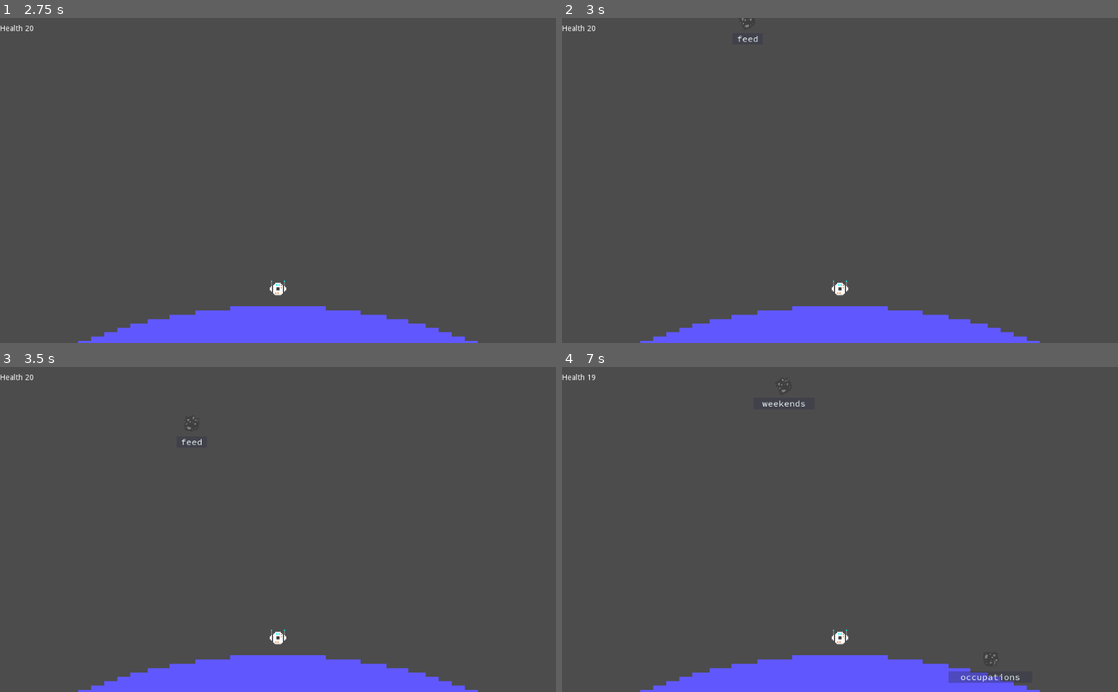
Above: before the commit, frames 1-4 (two rows, left to right).
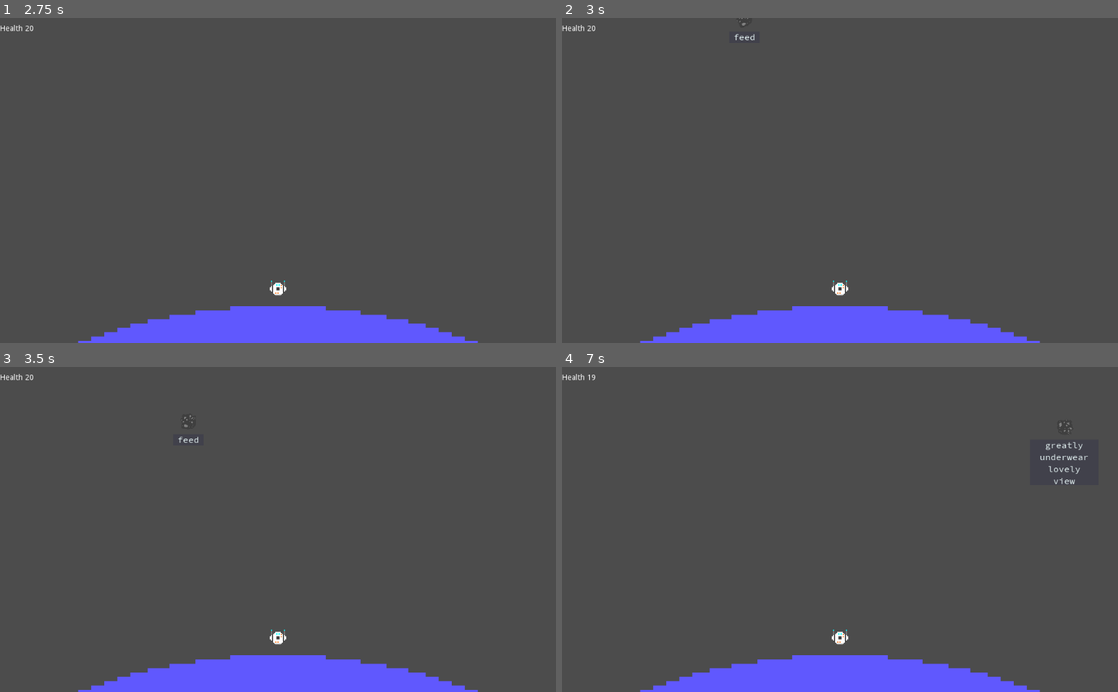
Above: after the commit, the same moments.

Repository: godxkey/hyperkey
Game: Godot game, scene res://level/Sandbox.tscn
The game is run twice, just before and just after one commit, with the same random seed, the same clock (stepped at 60 frames per second) and the same inputs.
Inputs:
- Up to frame 1 (2.75 s): tap Enter at 0.5, 2 s; tap Z at 0.6, 1.35, 2.1 s; tap Space at 1.25 s; hold A 1.28-2.03 s
- Up to frame 2 (3 s): tap Space at 2.75 s; tap Z at 2.85 s
- Up to frame 3 (3.5 s): no input
- Up to frame 4 (7 s): tap Enter at 3.5 s; hold A 3.53-5.78 s; tap Z every 0.75 s from 3.6 to 6.6 s

Frame 1 is identical in both runs. In frame 2, less than 0.1% of the frame differs, in the area x 31-36%, y 0-8%; in frame 3, less than 0.1%; in frame 4, 0.6%, in the area x 36-95%, y 3-98%.

Commit message:
Refactor. Shift some responsibility in Typist to other classes

Diff:
--- a/actor/environment/Asteroid.gd
+++ b/actor/environment/Asteroid.gd
@@ -3,7 +3,6 @@
 export(int) var damage = 1
 export(float) var rotation_speed = 1.0
 onready var health = $Health as Health
-onready var motion = $FollowTarget as FollowTarget
 onready var sprite = $Sprite as Sprite
 
 func _ready():
--- a/actor/environment/Asteroid.tscn
+++ b/actor/environment/Asteroid.tscn
@@ -22,7 +22,7 @@
 [node name="Health" type="Node" parent="."]
 script = ExtResource( 1 )
 
-[node name="FollowTarget" type="Node" parent="."]
+[node name="FollowMotion" type="Node" parent="."]
 script = ExtResource( 4 )
 acceleration = 200.0
 damping = 0.0
--- a/actor/projectile/Bullet.gd
+++ b/actor/projectile/Bullet.gd
@@ -3,31 +3,40 @@
 
 export(int) var damage = 1
 export(float) var hit_power = 0.5
+export(float) var max_knockback_speed = 50.0
+export(float) var knock_back_angle = 10.0
 onready var sprite := $Sprite as Sprite
 onready var motion := $FollowTarget as FollowTarget
 
 func _ready():
   connect("area_entered", self, "on_hit")
 
-func on_hit(body):
-  var target = motion.target
-  if body == target:
-    target.health.apply_damage(damage)
-    var to_body = position.direction_to(body.position)
-    var speed = body.motion.get_velocity().length()
-    var knockback_speed = max(speed * hit_power, 50)
-    var knockback_force = to_body * knockback_speed
-    var angle = deg2rad(rand_range(-10, 10))
-    target.motion.set_velocity(knockback_force.rotated(angle))
-    change_rotation_speed(target)
+func on_hit(target):
+  if target == motion.target:
+    _apply_damage(target)
+    _apply_knockback(target)
+    _change_rotation_speed(target)
     queue_free()
 
-func change_rotation_speed(target):
-    target.rotation_speed += sign(target.rotation_speed) * 2.0
-    if randf() < 0.1:
-      target.rotation_speed = 1.0
-    if randf() < 0.1:
-      target.rotation_speed *= -1.0
+func _apply_damage(target):
+  var target_health = target.get_node("Health")
+  target_health.apply_damage(damage)
+
+func _apply_knockback(target):
+  var target_motion = target.get_node("FollowMotion")
+  var to_target = position.direction_to(target.position)
+  var speed = target_motion.get_velocity().length()
+  var knockback_speed = max(speed * hit_power, max_knockback_speed)
+  var knockback_force = to_target * knockback_speed
+  var angle = deg2rad(rand_range(-knock_back_angle, knock_back_angle))
+  target_motion.set_velocity(knockback_force.rotated(angle))
+
+func _change_rotation_speed(target):
+  target.rotation_speed += sign(target.rotation_speed) * 2.0
+  if randf() < 0.1:
+    target.rotation_speed = 1.0
+  if randf() < 0.1:
+    target.rotation_speed *= -1.0
 
 func _process(_delta):
   sprite.set_rotation(motion.get_velocity().angle())
--- /dev/null
+++ b/control/HitTracker.gd
@@ -0,0 +1,34 @@
+extends Reference
+class_name HitTracker
+
+var _target = null setget ,get_target
+var _label = null
+var _text = ""
+var _hit_cursor:int = 0
+
+func _init(target, label):
+  _target = target
+  _label = label
+  _text = label.display_text.merged_text()
+
+func get_target():
+  return _target
+
+func text() -> String:
+  return _text
+
+func is_done() -> bool:
+  return _hit_cursor >= _text.length()
+
+func remove_label():
+  _label.queue_free()
+
+func get_cursor() -> int:
+  return _hit_cursor
+
+func hit(letter:String) -> bool:
+  if not is_done() and letter == _text[_hit_cursor]:
+    _label.increment_cursor()
+    _hit_cursor += 1
+    return true
+  return false
--- a/control/Spawner.gd
+++ b/control/Spawner.gd
@@ -3,24 +3,23 @@
 class_name Spawner
 
 export(PackedScene) var spawn_type
+export(NodePath) var planet_path
 export(Rect2) var spawn_area = Rect2(0, 0, 400, 200) setget _set_spawn_area
 
+const LABEL_SCENE = preload("res://ui/TypistLabel.tscn")
+
+onready var timer = $Timer as Timer
+onready var _planet = get_node(planet_path)
+
 var _debug_spawn_area_color = Color(0.8, 0.4, 0.0, 0.3)
-onready var timer = $Timer as Timer
 
-func spawn() -> Node2D:
+func spawn(packed_scene) -> Node2D:
   var x = rand_range(spawn_area.position.x, spawn_area.end.x)
   var y = rand_range(spawn_area.position.y, spawn_area.end.y)
-  var spawn_object = spawn_type.instance()
+  var spawn_object = packed_scene.instance()
 
   spawn_object.position = transform.xform(Vector2(x, y))
   return spawn_object
-
-func bulk_spawn(count:int) -> Array:
-  var spawns = []
-  for _spawn in range(count):
-    spawns.append(spawn())
-  return spawns
 
 func _set_spawn_area(value):
   spawn_area = value
@@ -30,3 +29,38 @@
 func _draw():
   if Engine.editor_hint:
     draw_rect(spawn_area, _debug_spawn_area_color)
+
+func spawn_text_target(text:TypistText) -> Node2D:
+  var target = spawn(spawn_type)
+  _setup_label_for_target(text, target)
+  _set_text_target_health(text, target)
+  _set_text_target_motion(text, target)
+  return target
+
+func _set_text_target_health(text:TypistText, target):
+  var health = target.get_node("Health")
+  health.hit_points = text.merged_text().length()
+
+func _set_text_target_motion(text:TypistText, target):
+  # Make longer text objects slower
+  var motion = target.get_node("FollowMotion")
+  motion.max_speed /= text.text_list.size()
+  motion.acceleration /= text.text_list.size()
+
+  var max_speed = motion.max_speed
+  var starting_speed = rand_range(0.2 * max_speed, 0.8 * max_speed)
+  motion.set_velocity(starting_speed * target.position.direction_to(_planet.position))
+  motion.target = _planet
+
+func _setup_label_for_target(text:TypistText, target):
+  var label = LABEL_SCENE.instance()
+  label.display_text = text
+  target.add_child(_create_zcontrol_for_label(label))
+
+func _create_zcontrol_for_label(label) -> Node2D:
+  var zcontrol = Node2D.new()
+  zcontrol.name = "ZControl"
+  zcontrol.z_index = 1000
+  zcontrol.position.y = 30.0
+  zcontrol.add_child(label)
+  return zcontrol
--- a/control/Typist.gd
+++ b/control/Typist.gd
@@ -3,59 +3,16 @@
 export(String, FILE, "*.txt") var words_file
 export(NodePath) var projectile_manager_path
 export(NodePath) var player_path
-export(NodePath) var planet_path
 
-onready var _planet = get_node(planet_path)
 onready var _player = get_node(player_path)
 onready var _projectile_manager = get_node(projectile_manager_path)
 onready var _spawner = $Spawner as Spawner
 onready var _mistype_player = $MistypePlayer
 
-const LABEL_SCENE = preload("res://ui/TypistLabel.tscn")
-
 var _rng = RandomNumberGenerator.new()
-
-# Contains a mapping between a text and an enemy target.
-var text_targets = {}
-
-# Contains a mappings between first letter and active text for targets.
-var active_words = {}
-
-# Organizes words by letter.
-var alpha_map = {}
-
+var _text_targets := TextTargets.new()
+var _word_dictionary := WordDictionary.new()
 var _current_tracker:HitTracker = null
-
-class HitTracker:
-  var _target = null setget ,get_target
-  var _label = null
-  var _hit_cursor:int = 0
-
-  func _init(target, label):
-    _target = target
-    _label = label
-
-  func get_target():
-    return _target
-
-  func text() -> String:
-    return _label.display_text.merged_text()
-
-  func is_done() -> bool:
-    return _hit_cursor == text().length()
-
-  func remove_label():
-    _label.queue_free()
-
-  func get_cursor() -> int:
-    return _hit_cursor
-
-  func hit(letter:String) -> bool:
-    if _hit_cursor < text().length() and letter == text()[_hit_cursor]:
-      _label.increment_cursor()
-      _hit_cursor += 1
-      return true
-    return false
 
 func create_tracker(target) -> HitTracker:
   var label = target.find_node("TypistLabel", true, false)
@@ -63,42 +20,21 @@
 
 # Called when the node enters the scene tree for the first time.
 func _ready():
-  read_dictionary()
+  _word_dictionary.read_dictionary(words_file)
   randomize() # Randomize the default generator as well
   _rng.randomize()
   _spawner.timer.connect("timeout", self, "spawn_target")
   _spawner.timer.start()
 
-func read_dictionary():
-  var file = File.new()
-  file.open(words_file, File.READ)
-  assert(file.is_open())
-  alpha_map.clear()
-
-  var min_word_length = 4
-  while not file.eof_reached():
-    var line = file.get_line()
-    if line.length() >= min_word_length:
-      _add_to_alpha_map(line)
-  file.close()
-
-func _add_to_alpha_map(word:String):
-  var first_letter = word[0]
-  var word_list = alpha_map.get(first_letter)
-  if word_list == null:
-    alpha_map[first_letter] = [word]
-  else:
-    word_list.append(word)
-
-func random_text(first_letter) -> TypistText:
+func random_text(first_letter:String) -> TypistText:
   var chance:float = _rng.randf() < 0.8
   var words:Array= [random_word(first_letter)] + ([] if chance else random_words())
   var t = TypistText.new()
   t.text_list = words
   return t
 
-func random_word(first_letter) -> String:
-  var words = alpha_map[first_letter]
+func random_word(first_letter:String) -> String:
+  var words = _word_dictionary.words(first_letter)
   var index = _rng.randi_range(0, words.size() - 1)
   return words[index]
 
@@ -112,7 +48,7 @@
   var max_tries = 100
   for _try in max_tries:
     var letter = random_letter()
-    if not active_words.has(letter):
+    if not _text_targets.has_letter(letter):
       return letter
   return ""
 
@@ -122,22 +58,22 @@
 func _input(event):
   if event as InputEventKey and event.is_pressed() and not event.echo:
     if event.scancode >= KEY_A and event.scancode <= KEY_Z:
-      var event_letter = char(event.scancode).to_lower()
+      var input_letter = char(event.scancode).to_lower()
       if _current_tracker == null:
-        var word = active_words.get(event_letter)
-        if word != null:
-          acquire_target(word)
+        var text = _text_targets.text(input_letter)
+        if text != null:
+          acquire_target(text)
         else:
           _mistype_player.play()
       else:
-        continue_hit_target(event_letter)
+        continue_hit_target(input_letter)
 
-func acquire_target(word:String):
+func acquire_target(text:String):
   assert(_current_tracker == null)
-  var target = text_targets[word]
+  var target = _text_targets.target(text)
   _player.aimed_target = target
   _current_tracker = create_tracker(target)
-  if _current_tracker.hit(word[0]):
+  if _current_tracker.hit(text[0]):
     spawn_bullet(target)
 
 func continue_hit_target(letter:String):
@@ -154,48 +90,24 @@
   target.connect("tree_exiting", bullet, "queue_free")
 
 func create_target(text:TypistText) -> Node2D:
-  var target = _spawner.spawn()
-  var label = LABEL_SCENE.instance()
-  var zcontrol = Node2D.new()
-
-  zcontrol.add_child(label)
-  target.add_child(zcontrol)
+  var target = _spawner.spawn_text_target(text)
+  target.connect(
+    "tree_exiting",
+    self,
+    "remove_exited_target",
+    [text.merged_text(), weakref(target)],
+    CONNECT_ONESHOT)
   add_child(target)
-
-  zcontrol.name = "ZControl"
-  zcontrol.z_index = 1000
-  zcontrol.position.y = 30.0
-
-  label.display_text = text
-  var word:String = text.merged_text()
-  target.health.hit_points = word.length()
-
-  # Make longer text objects slower
-  target.motion.max_speed /= text.text_list.size()
-  target.motion.acceleration /= text.text_list.size()
-
-  var max_speed = target.motion.max_speed
-  var starting_speed = _rng.randf_range(0.2 * max_speed, 0.8 * max_speed)
-  target.motion.set_velocity(starting_speed * target.position.direction_to(_player.position))
-
-  target.motion.target = _planet
-  target.connect("tree_exiting", self, "remove_exited_target", [word, weakref(target)], CONNECT_ONESHOT)
   return target
 
 func spawn_target():
   var letter = available_first_letter()
   if not letter.empty():
     var text:TypistText = random_text(letter)
-    var word = text.merged_text()
-    active_words[letter] = word
-    text_targets[word] = create_target(text)
-    assert(active_words.size() == text_targets.size())
+    _text_targets.add_text_target(text.merged_text(), create_target(text))
 
-func remove_target_word(word:String):
-  if text_targets.has(word):
-    active_words.erase(word[0])
-    text_targets.erase(word)
-    assert(active_words.size() == text_targets.size())
+func remove_target_word(text:String):
+  _text_targets.remove_text_target(text)
 
 func clear_tracked():
   assert(_current_tracker != null)
@@ -204,9 +116,9 @@
   _current_tracker = null
   _player.aimed_target = null
 
-func remove_exited_target(word:String, target_wref):
-  if text_targets.get(word) == target_wref.get_ref():
-    if _current_tracker and _current_tracker.text() == word:
+func remove_exited_target(text:String, target_wref):
+  if _text_targets.target(text) == target_wref.get_ref():
+    if _current_tracker and _current_tracker.text() == text:
       clear_tracked()
     else:
-      remove_target_word(word)
+      remove_target_word(text)
--- a/level/Sandbox.tscn
+++ b/level/Sandbox.tscn
@@ -32,10 +32,10 @@
 [node name="Typist" parent="." instance=ExtResource( 5 )]
 projectile_manager_path = NodePath("../ProjectileManager")
 player_path = NodePath("../Player")
-planet_path = NodePath("../Planet")
 
 [node name="Spawner" parent="Typist" index="0"]
 position = Vector2( 0, -632 )
+planet_path = NodePath("../../Planet")
 spawn_area = Rect2( -500, -100, 1000, 200 )
 
 [node name="Timer" parent="Typist/Spawner" index="0"]
--- /dev/null
+++ b/library/TextTargets.gd
@@ -0,0 +1,40 @@
+extends Reference
+class_name TextTargets
+
+# A specialized dictionary that associates a text label with a target object
+
+# Maps a text to a target.
+var _text_targets = {}
+
+# Maps letter to a text.
+# The letter is the first letter of the text.
+# The texts are the keys in _text_targets
+# This makes it possible to indirectly map from a letter to a target
+# e.g. [a] -> [alpha] -> [target]
+var _letter_to_text = {}
+
+func add_text_target(text:String, target):
+  _letter_to_text[text[0]] = text
+  _text_targets[text] = target
+  assert(_letter_to_text.size() == _text_targets.size())
+
+func remove_text_target(text:String):
+  if _text_targets.has(text):
+    _letter_to_text.erase(text[0])
+    _text_targets.erase(text)
+    assert(_letter_to_text.size() == _text_targets.size())
+
+func target_with_letter(letter:String) -> Object:
+  return target(text(letter))
+
+func target(text:String) -> Object:
+  return _text_targets.get(text)
+
+func text(letter:String) -> String:
+  return _letter_to_text.get(letter)
+
+func has_letter(letter:String) -> bool:
+  return _letter_to_text.has(letter)
+
+func has_word(word:String) -> bool:
+  return _text_targets.has(word)
--- /dev/null
+++ b/library/WordDictionary.gd
@@ -0,0 +1,34 @@
+extends Reference
+class_name WordDictionary
+
+# Specialized dictionary that stores list of words by first letter
+# [a] -> [alpha, actually, attack]
+# ...
+# [z] -> [zeta, zoo, zebra]
+
+# Organizes words by letter.
+var _alpha_map = {}
+
+func read_dictionary(words_file:String):
+  var file = File.new()
+  file.open(words_file, File.READ)
+  assert(file.is_open())
+  _alpha_map.clear()
+
+  var min_word_length = 4
+  while not file.eof_reached():
+    var line = file.get_line()
+    if line.length() >= min_word_length:
+      _add_to_alpha_map(line)
+  file.close()
+
+func _add_to_alpha_map(word:String):
+  var first_letter = word[0]
+  var word_list = _alpha_map.get(first_letter)
+  if word_list == null:
+    _alpha_map[first_letter] = [word]
+  else:
+    word_list.append(word)
+
+func words(letter:String) -> Array:
+  return _alpha_map[letter]
--- a/project.godot
+++ b/project.godot
@@ -24,6 +24,11 @@
 "language": "GDScript",
 "path": "res://control/Health.gd"
 }, {
+"base": "Reference",
+"class": "HitTracker",
+"language": "GDScript",
+"path": "res://control/HitTracker.gd"
+}, {
 "base": "Node",
 "class": "LinearMotion",
 "language": "GDScript",
@@ -44,6 +49,11 @@
 "language": "GDScript",
 "path": "res://control/Spawner.gd"
 }, {
+"base": "Reference",
+"class": "TextTargets",
+"language": "GDScript",
+"path": "res://library/TextTargets.gd"
+}, {
 "base": "RichTextLabel",
 "class": "TypistLabel",
 "language": "GDScript",
@@ -53,17 +63,25 @@
 "class": "TypistText",
 "language": "GDScript",
 "path": "res://control/TypistText.gd"
+}, {
+"base": "Reference",
+"class": "WordDictionary",
+"language": "GDScript",
+"path": "res://library/WordDictionary.gd"
 } ]
 _global_script_class_icons={
 "Bullet": "",
 "FollowTarget": "",
 "Health": "",
+"HitTracker": "",
 "LinearMotion": "",
 "Player": "",
 "RadialMotion": "",
 "Spawner": "",
+"TextTargets": "",
 "TypistLabel": "",
-"TypistText": ""
+"TypistText": "",
+"WordDictionary": ""
 }
 
 [application]
--- a/ui/TypistLabel.gd
+++ b/ui/TypistLabel.gd
@@ -2,10 +2,11 @@
 class_name TypistLabel
 
 var display_text := TypistText.new() setget _set_display_text
-
 var cursor:int = -1 setget set_cursor, get_cursor
 
 var _typist_effect = preload("res://ui/TypistEffect.gd").new()
+var _default_font:Font = get("custom_fonts/normal_font")
+var _width_adjust:float = 1.4
 
 func _init():
   # This makes sure the effect is unique per label
@@ -42,27 +43,27 @@
   _typist_effect.cursor = cursor
 
 func fit_to_text():
-  var word_size:Vector2 = max_extents(display_text.text_list)
-  word_size.x *= 1.4
-  set_size(word_size)
-  rect_position.x = -word_size.x / 2
+  var line_size = max_extents(display_text.text_list)
+  line_size.x *= _width_adjust
+  set_size(line_size)
+  rect_position.x = -line_size.x / 2
 
-func max_extents(words:Array) -> Vector2:
-  var sizes = word_sizes(words)
-  var widths = Array()
+func max_extents(lines:Array) -> Vector2:
+  var sizes = line_sizes(lines)
+  var widths = []
   var sum_height = 0
   for s in sizes:
     widths.append(s.x)
     sum_height += s.y
   return Vector2(widths.max(), sum_height)
 
-func word_size(word:String) -> Vector2:
-  return get("custom_fonts/normal_font").get_string_size(word)
+func line_size(line:String) -> Vector2:
+  return _default_font.get_string_size(line)
 
-func word_sizes(words:Array) -> Array:
-  var sizes = Array()
-  for w in words:
-    sizes.append(word_size(w))
+func line_sizes(lines:Array) -> Array:
+  var sizes = []
+  for ln in lines:
+    sizes.append(line_size(ln))
   return sizes
 
 func newline_indices(words:Array) -> Array:
